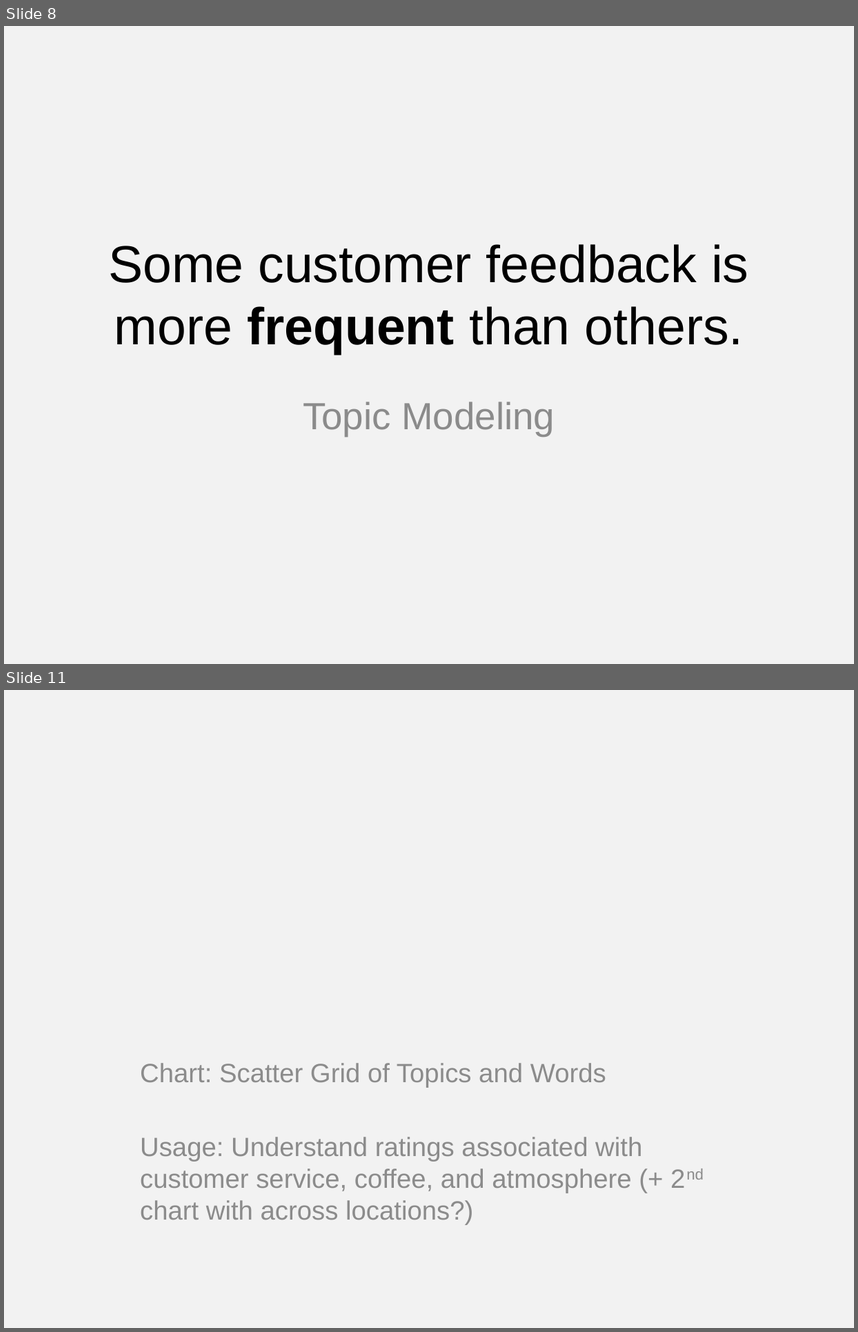
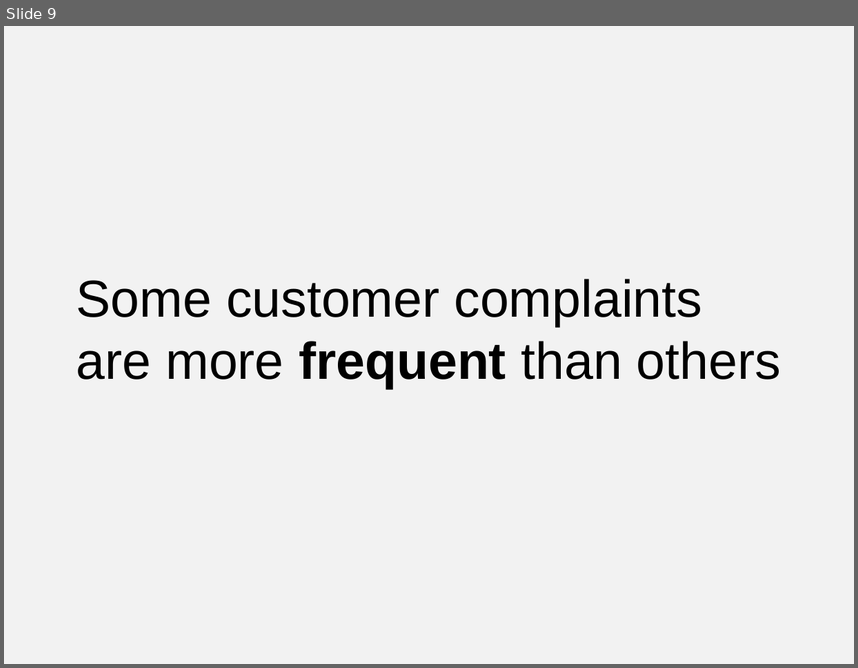
Before and after one commit to josiahdavis/earl, a slide deck: slides.pptx. Shown one above the other, each under a label of ours: slides 8 and 11 before the commit, slide 9 after it; the slides between them are not shown. The pictures are 858x1332 and 858x668 pixels, drawn with LibreOffice and Linux fonts; fonts in the diff are those of the drawing. Boxes give left, top, right and bottom in pixels: in the first picture for what was removed or moved away, otherwise in the second. Text is boxed around its words. In the diff, an @@ line names an element or a change of style, - is before the commit and + after.

```diff
--- a/slides.pptx
+++ b/slides.pptx
@@ slide 11 removed at (4,690,854,1328), background #F2F2F2 @@
@@ subtitle removed at (140,1063,642,1225) @@
-Chart: Scatter Grid of Topics and Words
-Usage: Understand ratings associated with customer service, coffee, and atmosphere (+ 2nd chart with across locations?)
@@ what was slide 8 is now slide 9 @@
@@ slide 9 changed as well @@
@@ title at (76,279,781,388): text changed @@
-Some customer feedback is more frequent than others.
+Some customer complaints are more frequent than others
@@ subtitle removed at (303,401,555,436) @@
-Topic Modeling
```
Also in this commit, not shown: 3 other slides changed, 19 slides added, 8 other slides removed, 51 other files.
